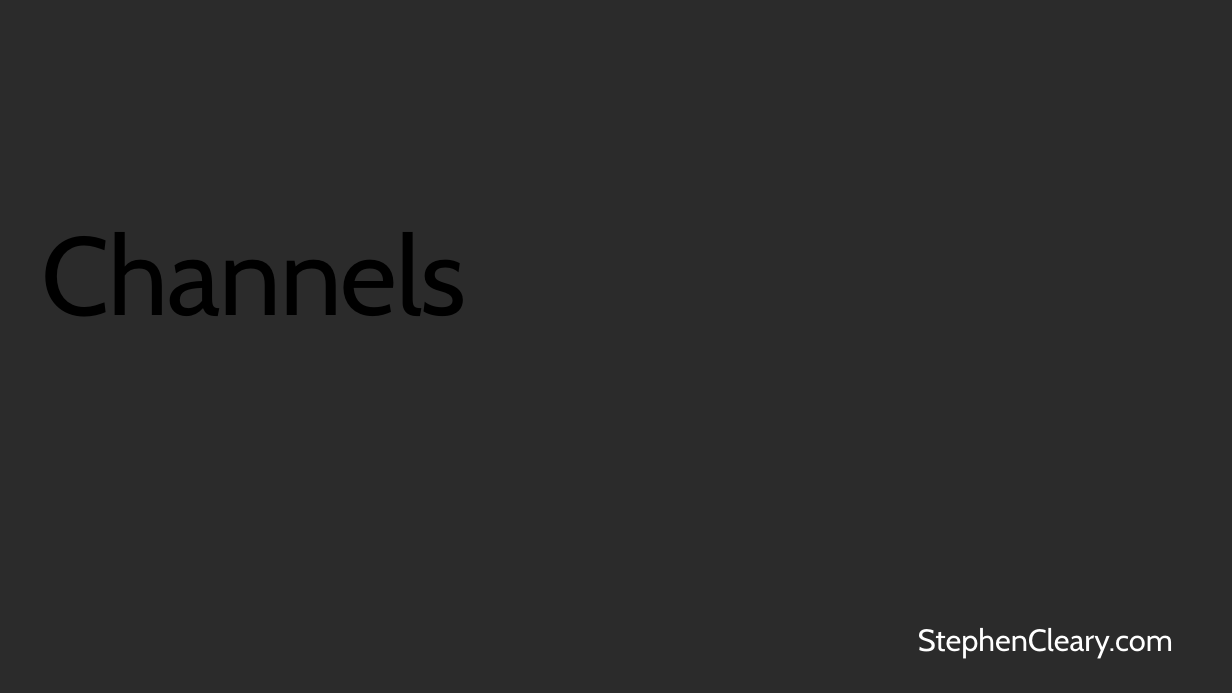
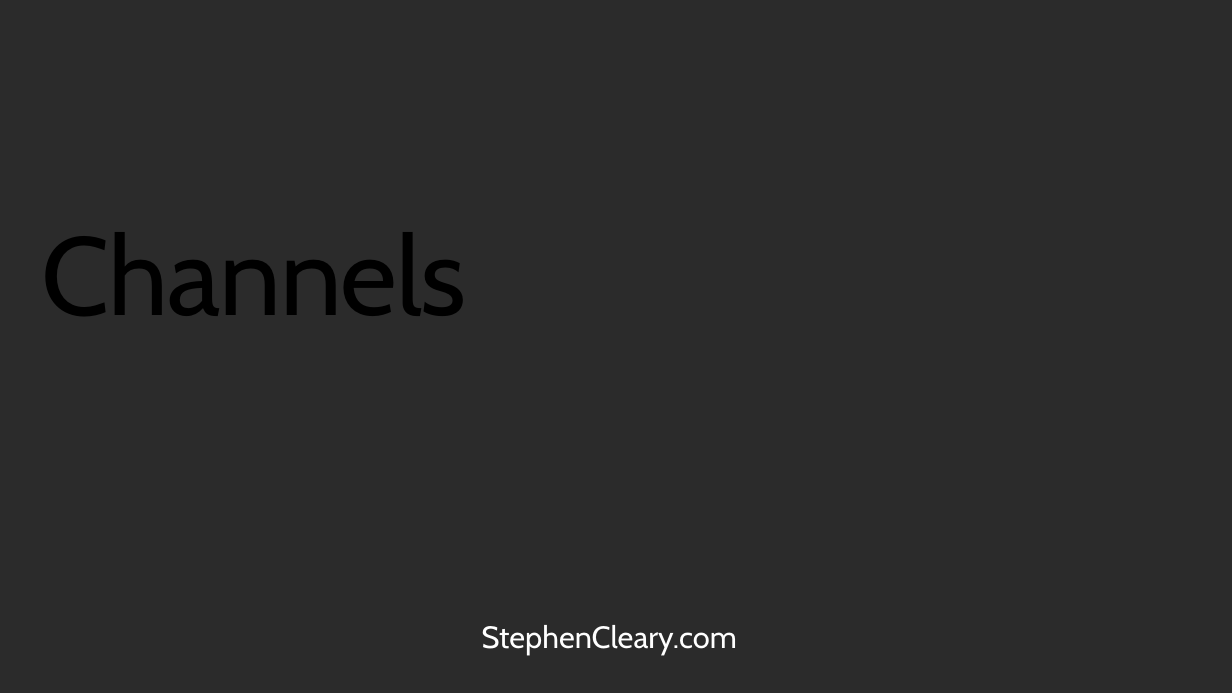
Before and after one commit to StephenCleary/Presentations, a slide deck: slide 18 of Async Masterclass/Async Masterclass.pptx (slide 21 before the commit). Drawn at 1232x693 pixels with LibreOffice and Linux fonts; fonts in the diff are those of the drawing; background and template pictures are left out; a plain dark background stands for a picture behind light text. Boxes give left, top, right and bottom in pixels: in the first picture for what was removed or moved away, otherwise in the second. Text is boxed around its words. In the diff, an @@ line names an element or a change of style, - is before the commit and + after.

```diff
--- a/Async Masterclass/Async Masterclass.pptx
+++ b/Async Masterclass/Async Masterclass.pptx
@@ text "StephenCleary.com": place and size @@
-text "StephenCleary.com" at (918, 628, 1173, 658)
+text "StephenCleary.com" at (482, 625, 737, 655)
```
Also in this commit, not shown: 16 other slides changed, 3 slides added, 7 slides removed, 27 other files.
